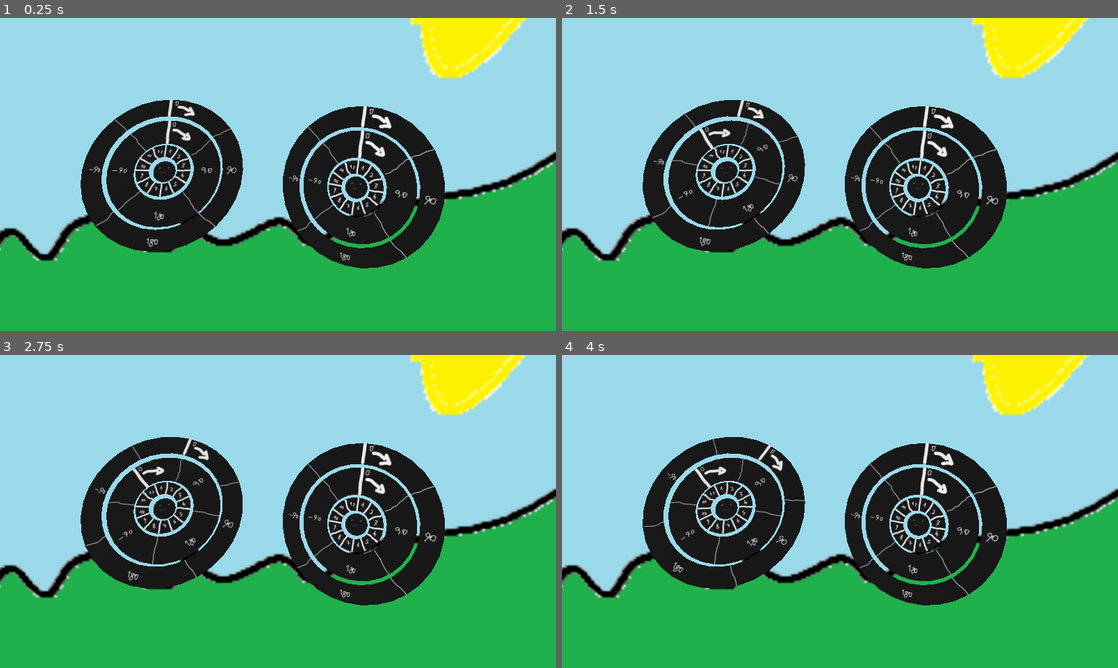
Above: before the commit, frames 1-4 (two rows, left to right).
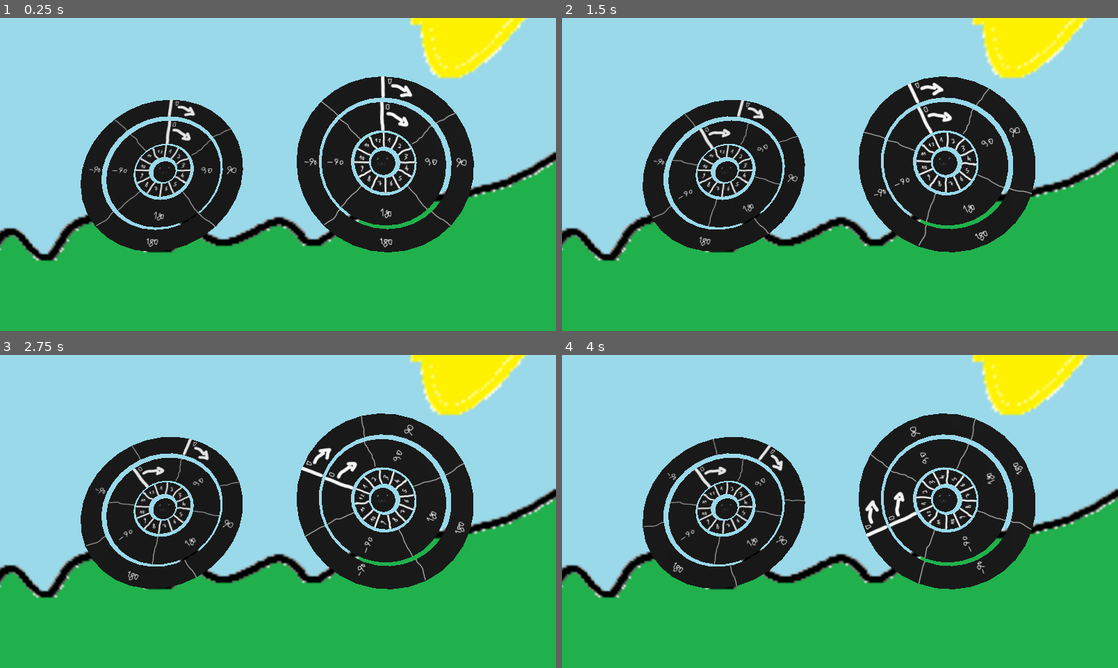
Above: after the commit, the same moments.

Repository: elpozewaunig/SacrilegiousTerminus
Game: Godot game, scene res://maintest.tscn
Same seed, same stepped clock (60 frames per second), same inputs: the game is played once before the commit and once after it.
Inputs:
- Up to frame 1 (0.25 s): no input
- Up to frame 2 (1.5 s): tap Enter at 0.5 s; hold Right (input-right) 0.53-1.28 s; tap Space (input-next) at 0.6 s; tap 1 (temporaryNewSpinCommand, bound only after the commit) at 0.8, 1.35 s; hold A (input-left) from 1.28 s (still down)
- Up to frame 3 (2.75 s): tap Space (input-next) at 1.55, 2.1 s; release A (input-left) at 2.03 s; hold Right (input-right) from 2.03 s (still down); tap 1 (temporaryNewSpinCommand, bound only after the commit) at 2.3 s
- Up to frame 4 (4 s): tap 1 (temporaryNewSpinCommand, bound only after the commit) at 2.85, 3.8 s; tap Space (input-next) at 3.05, 3.6 s; release Right (input-right) at 3.53 s; hold A (input-left) from 3.53 s (still down)

The runs differ from the first frame. In frame 1, 8.6% of the frame differs, in the area x 50-86%, y 18-80%; in frame 2, 8.6%; in frame 3, 8.7%; in frame 4, 8.7%.

Commit message:
addedSimpleEnemySpin + small restructuring
press 1 for now
fance rotation etc.: later

Diff:
--- /dev/null
+++ b/code/automaticWheelScript.gd
@@ -0,0 +1,48 @@
+extends Node3D
+
+@export var innerRing: Node3D
+@export var middleRing: Node3D
+@export var outerRing: Node3D
+
+var rng = RandomNumberGenerator.new()
+
+var rings: Array
+var shifts: Array
+
+var camera
+# Called when the node enters the scene tree for the first time.
+func _ready() -> void:
+	pass
+	if outerRing:
+		rings = [innerRing, middleRing, outerRing]
+		shifts = [0, 0, 0]
+	elif middleRing:
+		rings = [innerRing, middleRing]
+		shifts = [0, 0]
+	else:
+		rings = [innerRing]
+		shifts = [0]
+
+
+# Called every frame. 'delta' is the elapsed time since the previous frame.
+func _process(_delta: float) -> void:
+	if Input.is_action_just_pressed("temporaryNewSpinCommand"):
+		spin()
+
+
+func spin():
+	for currentRingIndex in range(rings.size()):
+		var currentRing = rings[currentRingIndex]
+		var segmentCount = currentRing.segmentCount
+		var shiftCount = rng.randi_range(0, segmentCount)
+		shifts[currentRingIndex] = shiftCount
+		print(shiftCount)
+
+		#TODO: implement fancy verwirrendes drehen von gegnerwheel,
+		# das bei "shiftcount" endet
+		# temp start
+		if shiftCount == 0:
+			shiftCount = segmentCount
+		for _i in range(shiftCount):
+			currentRing.changeAngle(true)
+		# temp end
--- a/code/rotateToAngle.gd
+++ b/code/rotateToAngle.gd
@@ -25,13 +25,14 @@
 			rotation_degrees.y = goalRotationAngle
 
 
-func changeAngle(changeToRight: bool) -> void:
-	if changeToRight:
+func changeAngle(changeToLeft: bool) -> void:
+	if changeToLeft:
 		goalRotationAngle += angleChange
-		print("rotating right")
+		print("rotating left")
 	else:
 		goalRotationAngle -= angleChange
-		print("rotating left")
+		print("rotating right")
+
 
 
 
--- a/code/spellCastWheelScript.gd
+++ b/code/spellCastWheelScript.gd
@@ -5,13 +5,22 @@
 @export var outerRing: Node3D
 
 var rings: Array
+var shifts: Array
 var currentRingIndex: int = 0
 
 var camera
 # Called when the node enters the scene tree for the first time.
 func _ready() -> void:
 	pass
-	rings = [innerRing, middleRing, outerRing]
+	if outerRing:
+		rings = [innerRing, middleRing, outerRing]
+		shifts = [0, 0, 0]
+	elif middleRing:
+		rings = [innerRing, middleRing]
+		shifts = [0, 0]
+	else:
+		rings = [innerRing]
+		shifts = [0]
 
 
 # Called every frame. 'delta' is the elapsed time since the previous frame.
@@ -20,12 +29,17 @@
 	if Input.is_action_just_pressed("input-right"):
 		print("right")
 		rings[currentRingIndex].changeAngle(true)
+		shifts[currentRingIndex] += 1
+		shifts[currentRingIndex] %= rings[currentRingIndex].segmentCount
 	# key-left turn left
 	if Input.is_action_just_pressed("input-left"):
 		print("left")
 		rings[currentRingIndex].changeAngle(false)
+		shifts[currentRingIndex] -= 1
+		shifts[currentRingIndex] %= rings[currentRingIndex].segmentCount
 	# enter, next ring % ringCount
 	if Input.is_action_just_pressed("input-next"):
+		print(shifts[currentRingIndex])
 		#print("next")
 		currentRingIndex += 1
 		currentRingIndex %= rings.size()
--- a/maintest.tscn
+++ b/maintest.tscn
@@ -1,16 +1,10 @@
-[gd_scene load_steps=3 format=3 uid="uid://8gpddvo73c18"]
+[gd_scene load_steps=4 format=3 uid="uid://8gpddvo73c18"]
 
-[ext_resource type="PackedScene" uid="uid://ccelpifkgb5xq" path="res://scenes/SpellCastWheel/SpellCastWheel.tscn" id="1_p0fva"]
+[ext_resource type="PackedScene" uid="uid://ccelpifkgb5xq" path="res://scenes/SpellCastWheel/ManualWheel.tscn" id="1_p0fva"]
 [ext_resource type="Texture2D" uid="uid://capvl4scxoh2v" path="res://scenes/SceneBackground/background.png" id="2_xgapr"]
+[ext_resource type="PackedScene" uid="uid://dqtcwmca5ongg" path="res://scenes/SpellCastWheel/AutomaticWheel.tscn" id="3_knfil"]
 
 [node name="root" type="Node3D"]
-
-[node name="ManualWheel" parent="." instance=ExtResource("1_p0fva")]
-transform = Transform3D(1, 0, 0, 0, 0.614285, -0.789084, 0, 0.789084, 0.614285, -1.43457, 0.316572, -1.57377)
-
-[node name="AutomaticWheel" parent="." instance=ExtResource("1_p0fva")]
-transform = Transform3D(0.879224, -0.466692, -0.095729, 0.014397, 0.226875, -0.973817, 0.476191, 0.854825, 0.206193, 0.982357, 0.135084, -1.48644)
-script = null
 
 [node name="Camera3D" type="Camera3D" parent="."]
 transform = Transform3D(1, 0, 0, 0, 0.948035, 0.318165, 0, -0.318165, 0.948035, 0, 1.61999, 2.42331)
@@ -21,3 +15,11 @@
 texture = ExtResource("2_xgapr")
 
 [node name="DirectionalLight3D" type="DirectionalLight3D" parent="."]
+
+[node name="scoreEvaluator" type="Node3D" parent="."]
+
+[node name="AutomaticWheel" parent="scoreEvaluator" instance=ExtResource("3_knfil")]
+transform = Transform3D(1, 0, 0, 0, 0.414693, -0.909961, 0, 0.909961, 0.414693, 1.208, 0.53, -1.245)
+
+[node name="ManualWheel" parent="scoreEvaluator" instance=ExtResource("1_p0fva")]
+transform = Transform3D(1, 0, 0, 0, 0.614285, -0.789084, 0, 0.789084, 0.614285, -1.43457, 0.316572, -1.57377)
--- a/project.godot
+++ b/project.godot
@@ -46,6 +46,11 @@
 , Object(InputEventKey,"resource_local_to_scene":false,"resource_name":"","device":-1,"window_id":0,"alt_pressed":false …(183 unchanged characters)…
 ]
 }
+temporaryNewSpinCommand={
+"deadzone": 0.5,
+"events": [Object(InputEventKey,"resource_local_to_scene":false,"resource_name":"","device":-1,"window_id":0,"alt_pressed":false,"shift_pressed":false,"ctrl_pressed":false,"meta_pressed":false,"pressed":false,"keycode":0,"physical_keycode":49,"key_label":0,"unicode":49,"location":0,"echo":false,"script":null)
+]
+}
 
 [rendering]
 
--- a/scenes/FightScenes/TheRift/TheRift.tscn
+++ b/scenes/FightScenes/TheRift/TheRift.tscn
@@ -3,7 +3,7 @@
 [ext_resource type="ArrayMesh" uid="uid://dgxd07skcrmye" path="res://scenes/FightScenes/TheRift/3DFront/cliffside.obj" id="1_eq085"]
 [ext_resource type="Texture2D" uid="uid://0xx8lsd3qsf7" path="res://scenes/FightScenes/placeholders/14526816-strichmannchen-stickman-symbol-piktogramm-einfach-vektor-removebg-preview.png" id="2_8p3rk"]
 [ext_resource type="Texture2D" uid="uid://c1jpuah8esq03" path="res://scenes/FightScenes/placeholders/tweet-shiraaa-picsart-02-06-06-47-29-removebg-preview.png" id="3_i0cr4"]
-[ext_resource type="PackedScene" uid="uid://ccelpifkgb5xq" path="res://scenes/SpellCastWheel/SpellCastWheel.tscn" id="4_1qrmd"]
+[ext_resource type="PackedScene" uid="uid://ccelpifkgb5xq" path="res://scenes/SpellCastWheel/ManualWheel.tscn" id="4_1qrmd"]
 [ext_resource type="Texture2D" uid="uid://sumv4w64qs8j" path="res://scenes/FightScenes/TheRift/Skybox/space.jpg" id="5_85042"]
 [ext_resource type="Texture2D" uid="uid://clo06kexhsdk5" path="res://scenes/FightScenes/TheRift/PrallaxLayerTexts/paralaxlayer1.png" id="5_tx0kx"]
 [ext_resource type="Texture2D" uid="uid://bqessv6mtjusq" path="res://scenes/FightScenes/TheRift/PrallaxLayerTexts/paralaxlayer2.png" id="6_1yfnl"]
--- /dev/null
+++ b/scenes/SpellCastWheel/AutomaticWheel.tscn
@@ -0,0 +1,62 @@
+[gd_scene load_steps=12 format=3 uid="uid://dqtcwmca5ongg"]
+
+[ext_resource type="Script" path="res://code/automaticWheelScript.gd" id="1_t76au"]
+[ext_resource type="Texture2D" uid="uid://deiwh6oq6lymh" path="res://scenes/SpellCastWheel/Material/SpellCastWheel_Texture.png" id="2_4a4d3"]
+[ext_resource type="ArrayMesh" uid="uid://cfkachmxoytgr" path="res://scenes/SpellCastWheel/Model/SpellCastwheel_center.obj" id="3_c8nyk"]
+[ext_resource type="Script" path="res://code/rotateToAngle.gd" id="4_nyiiv"]
+[ext_resource type="ArrayMesh" uid="uid://c16sqhbuq784l" path="res://scenes/SpellCastWheel/Model/SpellCastwheel_1.obj" id="5_me4qq"]
+[ext_resource type="ArrayMesh" uid="uid://bcupkd1xtaiua" path="res://scenes/SpellCastWheel/Model/SpellCastwheel_2.obj" id="6_3me03"]
+[ext_resource type="ArrayMesh" uid="uid://b427b71ukrqc6" path="res://scenes/SpellCastWheel/Model/SpellCastwheel_3.obj" id="7_01gcn"]
+
+[sub_resource type="StandardMaterial3D" id="StandardMaterial3D_dg72n"]
+albedo_texture = ExtResource("2_4a4d3")
+
+[sub_resource type="StandardMaterial3D" id="StandardMaterial3D_b2osm"]
+albedo_texture = ExtResource("2_4a4d3")
+
+[sub_resource type="StandardMaterial3D" id="StandardMaterial3D_ve1k3"]
+albedo_texture = ExtResource("2_4a4d3")
+
+[sub_resource type="StandardMaterial3D" id="StandardMaterial3D_wr8tb"]
+albedo_texture = ExtResource("2_4a4d3")
+
+[node name="AutomaticWheel" type="Node3D" node_paths=PackedStringArray("innerRing", "middleRing", "outerRing")]
+transform = Transform3D(1, 0, 0, 0, 1, 0, 0, 0, 1, -0.0096097, 0, 0.0048047)
+script = ExtResource("1_t76au")
+innerRing = NodePath("Wheel/1")
+middleRing = NodePath("Wheel/2")
+outerRing = NodePath("Wheel/3")
+
+[node name="Wheel" type="Node3D" parent="."]
+
+[node name="modelcenter" type="MeshInstance3D" parent="Wheel"]
+material_override = SubResource("StandardMaterial3D_dg72n")
+mesh = ExtResource("3_c8nyk")
+skeleton = NodePath("../..")
+
+[node name="1" type="Node3D" parent="Wheel"]
+script = ExtResource("4_nyiiv")
+segmentCount = 12
+
+[node name="modelinner" type="MeshInstance3D" parent="Wheel/1"]
+material_override = SubResource("StandardMaterial3D_b2osm")
+mesh = ExtResource("5_me4qq")
+skeleton = NodePath("../../..")
+
+[node name="2" type="Node3D" parent="Wheel"]
+script = ExtResource("4_nyiiv")
+segmentCount = 9
+
+[node name="modelmid" type="MeshInstance3D" parent="Wheel/2"]
+material_override = SubResource("StandardMaterial3D_ve1k3")
+mesh = ExtResource("6_3me03")
+skeleton = NodePath("../../..")
+
+[node name="3" type="Node3D" parent="Wheel"]
+script = ExtResource("4_nyiiv")
+segmentCount = 24
+
+[node name="modelouter" type="MeshInstance3D" parent="Wheel/3"]
+material_override = SubResource("StandardMaterial3D_wr8tb")
+mesh = ExtResource("7_01gcn")
+skeleton = NodePath("../../..")
--- a/scenes/SpellCastWheel/SpellCastWheel.tscn
+++ b/scenes/SpellCastWheel/ManualWheel.tscn
@@ -20,7 +20,7 @@
 [sub_resource type="StandardMaterial3D" id="StandardMaterial3D_wr8tb"]
 albedo_texture = ExtResource("1_gku87")
 
-[node name="SpellCastWheel" type="Node3D" node_paths=PackedStringArray("innerRing", "middleRing", "outerRing")]
+[node name="ManualWheel" type="Node3D" node_paths=PackedStringArray("innerRing", "middleRing", "outerRing")]
 transform = Transform3D(1, 0, 0, 0, 1, 0, 0, 0, 1, -0.0096097, 0, 0.0048047)
 script = ExtResource("1_clo6s")
 innerRing = NodePath("Wheel/1")
